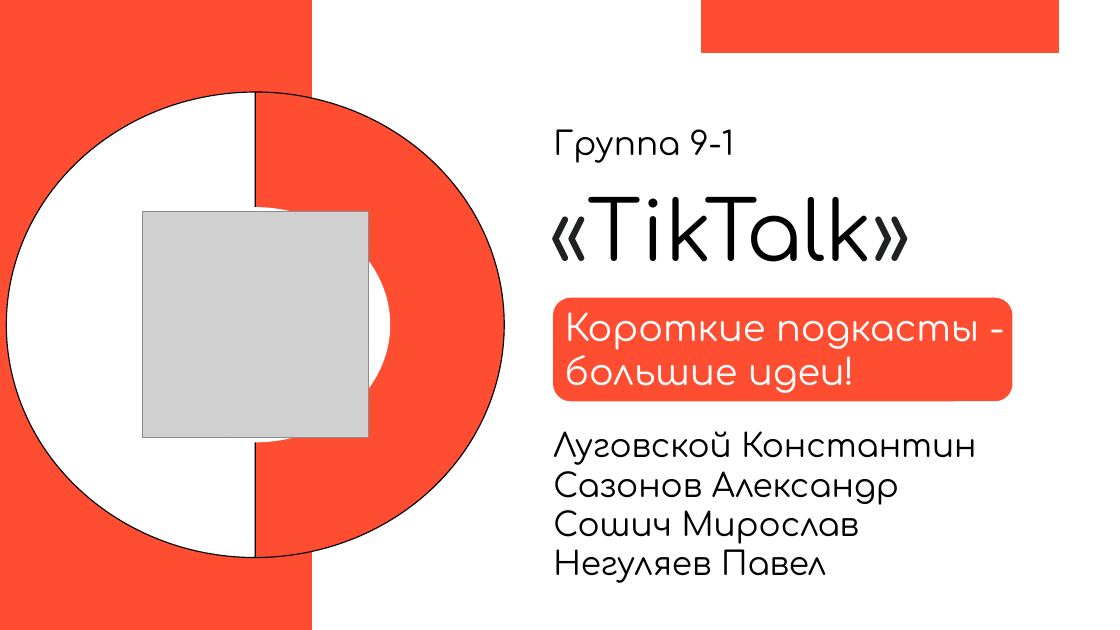
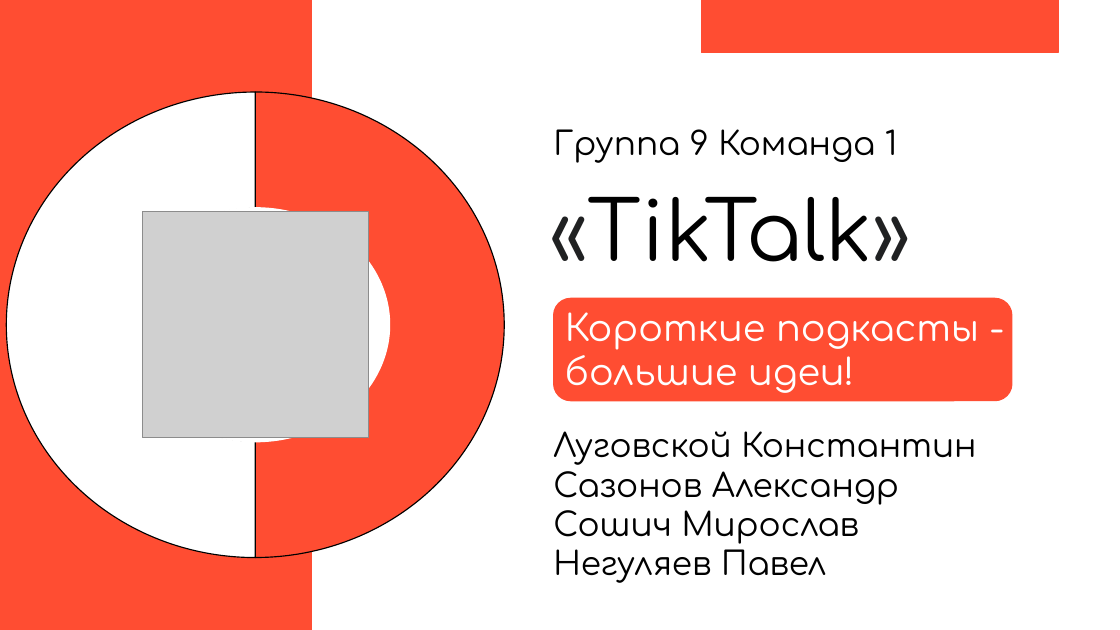
Before and after one commit to SazonovAlexander/9.1-TikTalk, a slide deck: slide 1 of presentation/presentation product/Презентация TikTalk.pptx. Drawn at 1120x630 pixels with LibreOffice and Linux fonts; fonts in the diff are those of the drawing; grey boxes stand for pictures. Boxes give left, top, right and bottom in pixels: in the first picture for what was removed or moved away, otherwise in the second. Text is boxed around its words. In the diff, an @@ line names an element or a change of style, - is before the commit and + after.

```diff
--- a/presentation/presentation product/Презентация TikTalk.pptx
+++ b/presentation/presentation product/Презентация TikTalk.pptx
@@ subtitle at [553, 129, 897, 163]: text changed @@
-Группа 9-1
+Группа 9 Команда 1
```
Also in this commit, not shown: 6 other slides changed, 3 other files.
